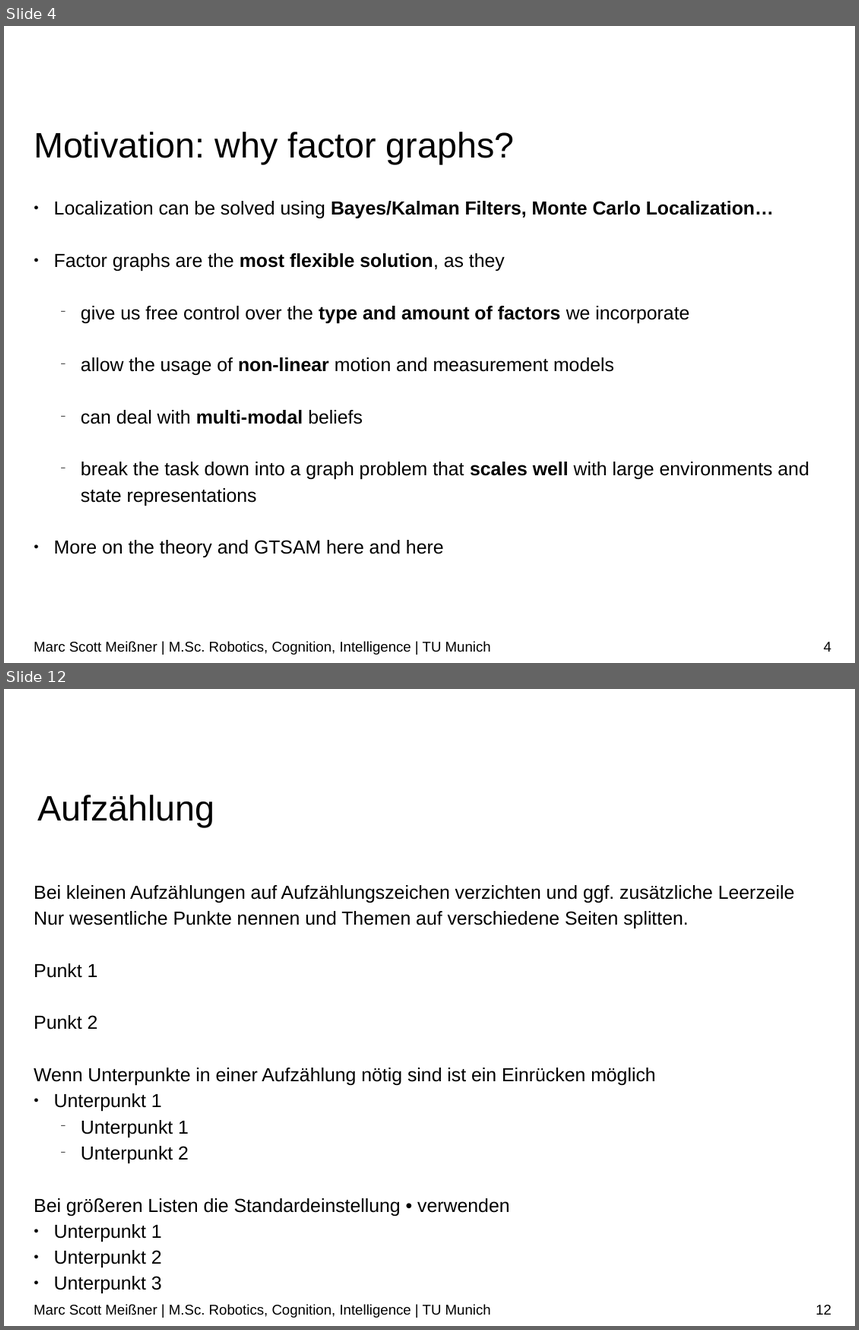
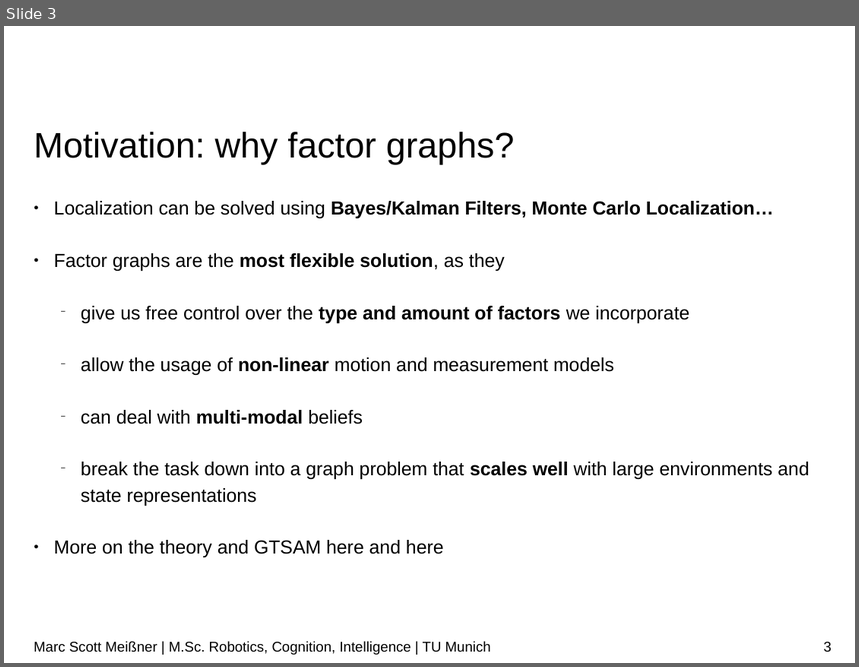
Before and after one commit to linuxcumt/car_project, a slide deck: wiki/Localization_GTSAM.odp. Shown one above the other, each under a label of ours: slides 4 and 12 before the commit, slide 3 after it; the slides between them are not shown. The pictures are 859x1330 and 859x667 pixels, drawn with LibreOffice and Linux fonts; fonts in the diff are those of the drawing; background and template pictures are left out. Boxes give left, top, right and bottom in pixels: in the first picture for what was removed or moved away, otherwise in the second. Text is boxed around its words. In the diff, an @@ line names an element or a change of style, - is before the commit and + after.

```diff
--- a/wiki/Localization_GTSAM.odp
+++ b/wiki/Localization_GTSAM.odp
@@ slide 12 removed at (x1=4, y1=689, x2=855, y2=1326), background #FFFFFF @@
@@ title removed at (x1=37, y1=795, x2=215, y2=827) @@
-Aufzählung
@@ text removed at (x1=34, y1=885, x2=795, y2=1293) @@
-Bei kleinen Aufzählungen auf Aufzählungszeichen verzichten und ggf. zusätzliche Leerzeile
-Nur wesentliche Punkte nennen und Themen auf verschiedene Seiten splitten.
-Punkt 1
-Punkt 2
-Wenn Unterpunkte in einer Aufzählung nötig sind ist ein Einrücken möglich
-● Unterpunkt 1
-  − Unterpunkt 1
-  − Unterpunkt 2
-Bei größeren Listen die Standardeinstellung • verwenden
-● Unterpunkt 1
-● Unterpunkt 2
-● Unterpunkt 3
@@ text removed at (x1=34, y1=1304, x2=491, y2=1318) @@
-Marc Scott Meißner | M.Sc. Robotics, Cognition, Intelligence | TU Munich
@@ page number removed at (x1=816, y1=1305, x2=832, y2=1314) @@
-12
@@ what was slide 4 is now slide 3 @@
@@ page number at (x1=824, y1=642, x2=832, y2=651): text changed @@
-4
+3
```
Also in this commit, not shown: 6 slides changed, 1 slide added, 16 other slides removed.
